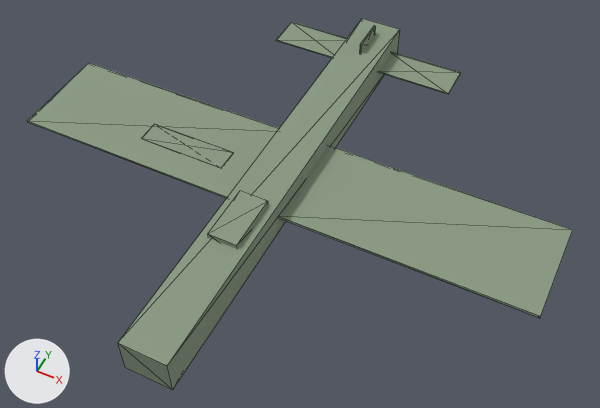
An edit to the glTF model game/assets/units/a10c.glb, drawn before and after from the same camera.
One viewpoint serves both versions: a 50 mm camera at (8.99, -16.77, 21.96) aimed at (0.66, -0.11, 1.14). Every picture has the same lights, and +X, +Y and +Z are marked at lower left. The first picture is the older version. Mesh edges are drawn as thin lines. Where no turn or scale is listed for an object, it has been applied to the vertices. Vertices at exactly the same position are counted once.

The scene before the commit, as lines of its bpy script (objects in view):
```python
ob_cockpit = bpy.data.objects.new('Cockpit', me_cockpit)
ob_cockpit.location = (0.0, -2.93, 2.77)
ob_elevator_l = bpy.data.objects.new('Elevator_L', me_elevator_l)
ob_elevator_l.location = (-2.1, 6.83, 2.23)
ob_elevator_r = bpy.data.objects.new('Elevator_R', me_elevator_r)
ob_elevator_r.location = (2.1, 6.83, 2.23)
ob_flap_l = bpy.data.objects.new('Flap_L', me_flap_l)
ob_flap_l.location = (-3.51, -0.33, 2.23)
ob_fuselage = bpy.data.objects.new('Fuselage', me_fuselage)
ob_fuselage.parent = ob_root
ob_fuselage.location = (0.0, 0.0, 0.0)
ob_rudder = bpy.data.objects.new('Rudder', me_rudder)
ob_rudder.parent = ob_fuselage
ob_rudder.location = (0.0, 6.829, 0.536)
ob_wing_l = bpy.data.objects.new('Wing_L', me_wing_l)
ob_wing_l.location = (-4.91, 0.0, 2.23)
ob_wing_r = bpy.data.objects.new('Wing_R', me_wing_r)
ob_wing_r.location = (4.91, 0.0, 2.23)
```
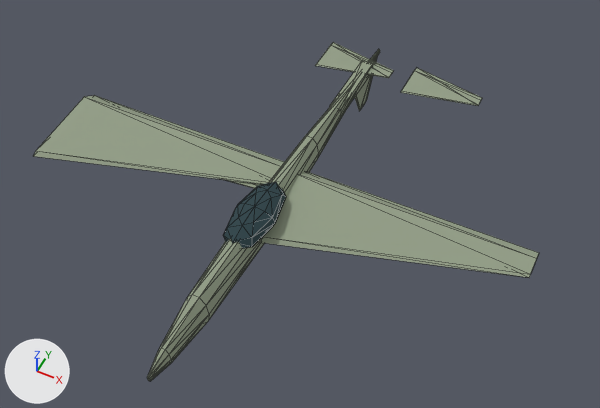
ob_root is not drawn itself; it is the parent of ob_fuselage.

What differs and where, as boxes [x1, y1, x2, y2] in the pictures (600 x 408 px):
'Wing_R', recoloured, reshaped, moved (39% shorter)
    before: [280, 145, 573, 318]
    after: [261, 172, 539, 277]
'Fuselage', recoloured, reshaped, moved (17% narrower, 11% shorter)
    before: [118, 18, 400, 390]
    after: [147, 49, 380, 381]
'Wing_L', recoloured, reshaped, moved (34% shorter)
    before: [27, 63, 279, 198]
    after: [34, 95, 284, 184]
'Cockpit', recoloured, reshaped, moved (13% taller)
    before: [208, 190, 268, 249]
    after: [223, 182, 286, 249]
'Elevator_R', recoloured, reshaped, moved (9% shorter)
    before: [379, 52, 461, 94]
    after: [401, 68, 482, 106]
'Elevator_L', recoloured, reshaped, moved
    before: [276, 22, 347, 58]
    after: [315, 42, 394, 78]
'TailBoom', now drawn
    after: [330, 60, 373, 114]
'Rudder', recoloured, reshaped, moved, turned
    before: [360, 25, 376, 52]
    after: [355, 58, 377, 111]
'Flap_L', recoloured
    both: [227, 180, 263, 188]

Patch to the scene script:
```diff
--- a/game/assets/units/a10c.glb.py
+++ b/game/assets/units/a10c.glb.py
@@ mat_camo @@
 mat_camo = principled_material('camo')
-mat_camo.base_color = (0.25, 0.32, 0.22)  # grey #899981
+mat_camo.base_color = (0.29, 0.34, 0.24)  # grey #939e86
 mat_camo.roughness = 0.8
@@ me_fuselage @@
 # used by ob_fuselage; parent = ob_root; location = (0.0, 0.0, 0.0)
-me_fuselage.from_pydata(...)  # 8 vertices, 12 faces; spans x -0.8..0.8, y -8.1..8.1, z -0.6..0.6
+me_fuselage.from_pydata(...)  # 70 vertices, 136 faces; spans x -0.5..0.5, y -8.1..8.1, z -0.8..0.8
+# me_fuselage part 1: 8 vertices removed from x -0.8..0.8, y -8.1..8.1, z -0.6..0.6; 70 vertices added at x -0.5..0.5, y -8.1..8.1, z -0.8..0.8
 me_fuselage.materials.append(mat_camo)
@@ me_cockpit @@
-me_cockpit.from_pydata(...)  # 8 vertices, 12 faces; spans x -0.49..0.49, y -0.98..0.98, z -0.27..0.27
-me_cockpit.materials.append(mat_camo)  # grey #899981
+me_cockpit.from_pydata(...)  # 42 vertices, 80 faces; spans x -0.72..0.72, y -1.63..1.63, z -0.45..0.45
+# me_cockpit part 2: 8 vertices removed from x -0.49..0.49, y -0.98..0.98, z -0.27..0.27; 42 vertices added at x -0.72..0.72, y -1.63..1.63, z -0.45..0.45, forming an icosphere of 80 faces
+me_cockpit.materials.append(mat_track)  # dark cyan #273f45
@@ me_elevator_l @@
-me_elevator_l.from_pydata(...)  # 8 vertices, 12 faces; spans x -1.4..1.4, y -0.65..0.65, z -0.02..0.02
+me_elevator_l.from_pydata(...)  # 8 vertices, 12 faces; spans x 0.0..2.8, y -0.81..0.81, z 0.0..0.05
+# me_elevator_l part 3: the whole mesh is rebuilt
 me_elevator_l.materials.append(mat_camo)
@@ me_elevator_r @@
-me_elevator_r.from_pydata(...)  # 8 vertices, 12 faces; spans x -1.4..1.4, y -0.65..0.65, z -0.02..0.02
+me_elevator_r.from_pydata(...)  # 8 vertices, 12 faces; spans x 0.0..2.8, y -0.81..0.81, z 0.0..0.05
+# me_elevator_r part 4: the whole mesh is rebuilt
 me_elevator_r.materials.append(mat_camo)
@@ me_rudder @@
 # used by ob_rudder; parent = ob_fuselage; location = (0.0, 6.829, 0.536)
-me_rudder.from_pydata(...)  # 8 vertices, 12 faces; spans x -0.03..0.03, y -0.65..0.65, z -0.447..0.447
+me_rudder.from_pydata(...)  # 8 vertices, 12 faces; spans x 0.0..1.877, y -1.301..1.301, z 0.0..0.05
+# me_rudder part 5: the whole mesh is rebuilt
 me_rudder.materials.append(mat_camo)
@@ me_wing_l @@
-me_wing_l.from_pydata(...)  # 8 vertices, 12 faces; spans x -4.21..4.21, y -1.79..1.79, z -0.04..0.04
+me_wing_l.from_pydata(...)  # 8 vertices, 12 faces; spans x 0.0..8.41, y -1.79..1.84, z 0.0..0.36
+# me_wing_l part 6: the whole mesh is rebuilt
 me_wing_l.materials.append(mat_camo)
@@ me_wing_r @@
-me_wing_r.from_pydata(...)  # 8 vertices, 12 faces; spans x -4.21..4.21, y -1.79..1.79, z -0.04..0.04
+me_wing_r.from_pydata(...)  # 8 vertices, 12 faces; spans x 0.0..8.41, y -1.79..1.84, z 0.0..0.36
+# me_wing_r part 7: the whole mesh is rebuilt
 me_wing_r.materials.append(mat_camo)
@@ ob_root @@
 ob_root = bpy.data.objects.new('Root', None)
-ob_root.location = (0.0, 0.0, 2.235)
+ob_root.location = (0.0, 0.0, 1.565)
@@ ob_cockpit @@
 ob_cockpit = bpy.data.objects.new('Cockpit', me_cockpit)
-ob_cockpit.location = (0.0, -2.93, 2.77)
+ob_cockpit.location = (0.0, -1.95, 2.1)
@@ ob_elevator_l @@
 ob_elevator_l = bpy.data.objects.new('Elevator_L', me_elevator_l)
-ob_elevator_l.location = (-2.1, 6.83, 2.23)
+ob_elevator_l.location = (-1.75, 6.83, 1.74)
@@ ob_elevator_r @@
 ob_elevator_r = bpy.data.objects.new('Elevator_R', me_elevator_r)
-ob_elevator_r.location = (2.1, 6.83, 2.23)
+ob_elevator_r.location = (1.75, 6.83, 1.74)
@@ ob_rudder @@
 ob_rudder.parent = ob_fuselage
-ob_rudder.location = (0.0, 6.829, 0.536)
+ob_rudder.location = (0.0, 6.829, 0.0894)
+ob_rudder.rotation_euler = (0.0, 1.571, 0.0)  # degrees (0, 90, 0)
@@ ob_wing_l @@
 ob_wing_l = bpy.data.objects.new('Wing_L', me_wing_l)
-ob_wing_l.location = (-4.91, 0.0, 2.23)
+ob_wing_l.location = (-8.41, -0.81, 1.56)
@@ ob_wing_r @@
 ob_wing_r = bpy.data.objects.new('Wing_R', me_wing_r)
-ob_wing_r.location = (4.91, 0.0, 2.23)
+ob_wing_r.location = (0.0, -0.81, 1.56)
```
